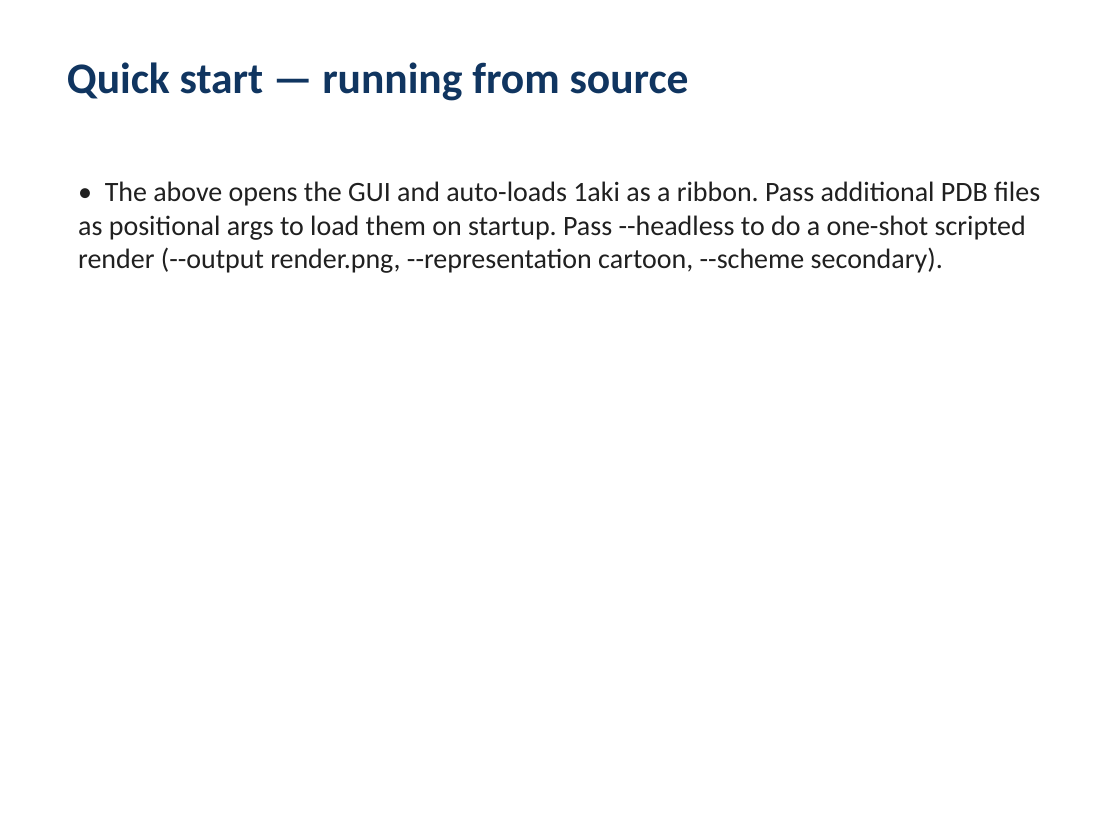
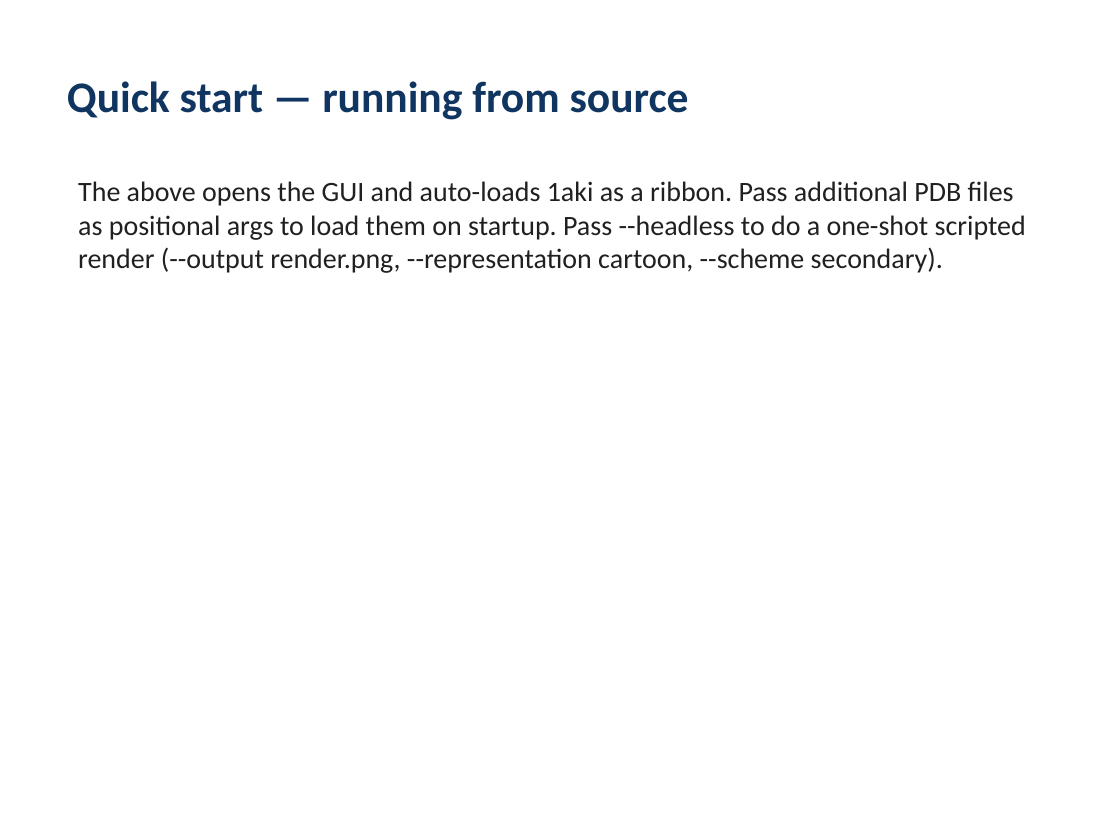
Before and after one commit to kekegg/protein-studio, a slide deck: slide 4 of docs/DeveloperGuide.pptx. Drawn at 1120x840 pixels with LibreOffice and Linux fonts; fonts in the diff are those of the drawing. Boxes give left, top, right and bottom in pixels: in the first picture for what was removed or moved away, otherwise in the second. Text is boxed around its words. In the diff, an @@ line names an element or a change of style, - is before the commit and + after.

Commit message:
Redo documentation generation with Node toolchain
Replace docs/generate_docs.py (python-docx + python-pptx) with
docs/generate_docs.mjs (docx v9 + pptxgenjs v3). The single content
source feeds both renderers — change DEVELOPER_GUIDE / USER_GUIDE
once, both .docx and .pptx update.

Build is one npm command:

    cd docs && npm install && npm run build

The new generator:
  - Uses ES modules and the latest docx/pptxgenjs APIs
  - Adds an MCP server section (Tools menu / toolbar pill / status bar)
    and a per-SS ribbon entry to keep the developer guide current
  - Adds an MCP user-guide section explaining the in-app start/stop
    controls and what tools the agent exposes
  - Renders code blocks with a thin gray border + Consolas text in
    dark green (matches the existing palette)
  - Silently skips missing screenshots so a partial docs/screenshots/
    directory doesn't break the build

docs/README.md documents the toolchain, content model, and how to
verify the outputs (unzip + grep). node_modules is gitignored.

```diff
--- a/docs/DeveloperGuide.pptx
+++ b/docs/DeveloperGuide.pptx
@@ text "Quick start — running from ..." at (67,81,689,120): vertical alignment top to middle @@
@@ text at (78,181,1026,273): text changed @@
-• The above opens the GUI and auto-loads 1aki as a ribbon. Pass additional PDB files as positional args to load them on startup. Pass --headless to do a one-shot scripted render (--output render.png, --representation cartoon, --scheme secondary).
+The above opens the GUI and auto-loads 1aki as a ribbon. Pass additional PDB files as positional args to load them on startup. Pass --headless to do a one-shot scripted render (--output render.png, --representation cartoon, --scheme secondary).
```
Also in this commit, not shown: 9 other slides changed, 1 slide added, 8 other files.
